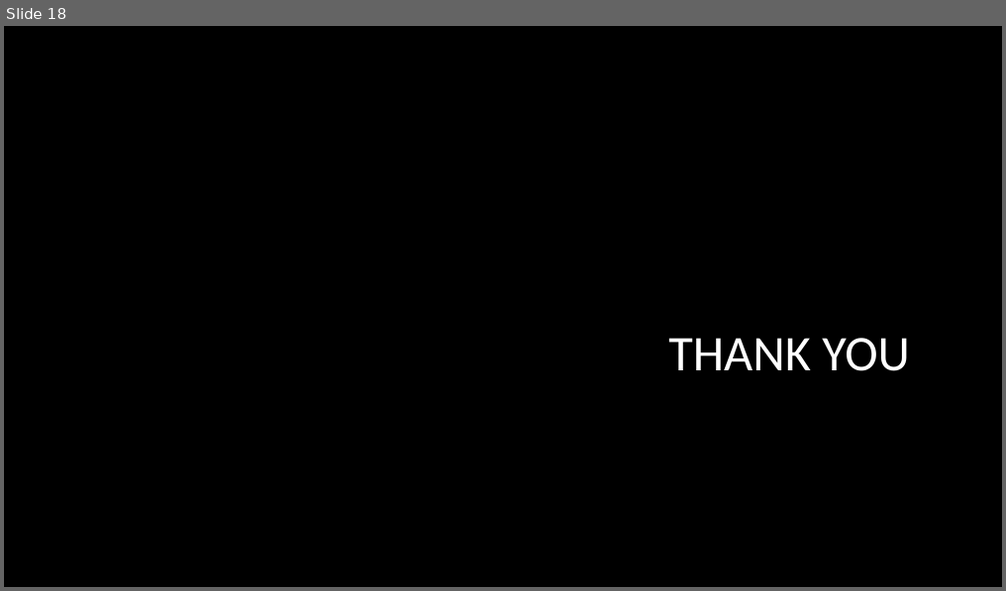
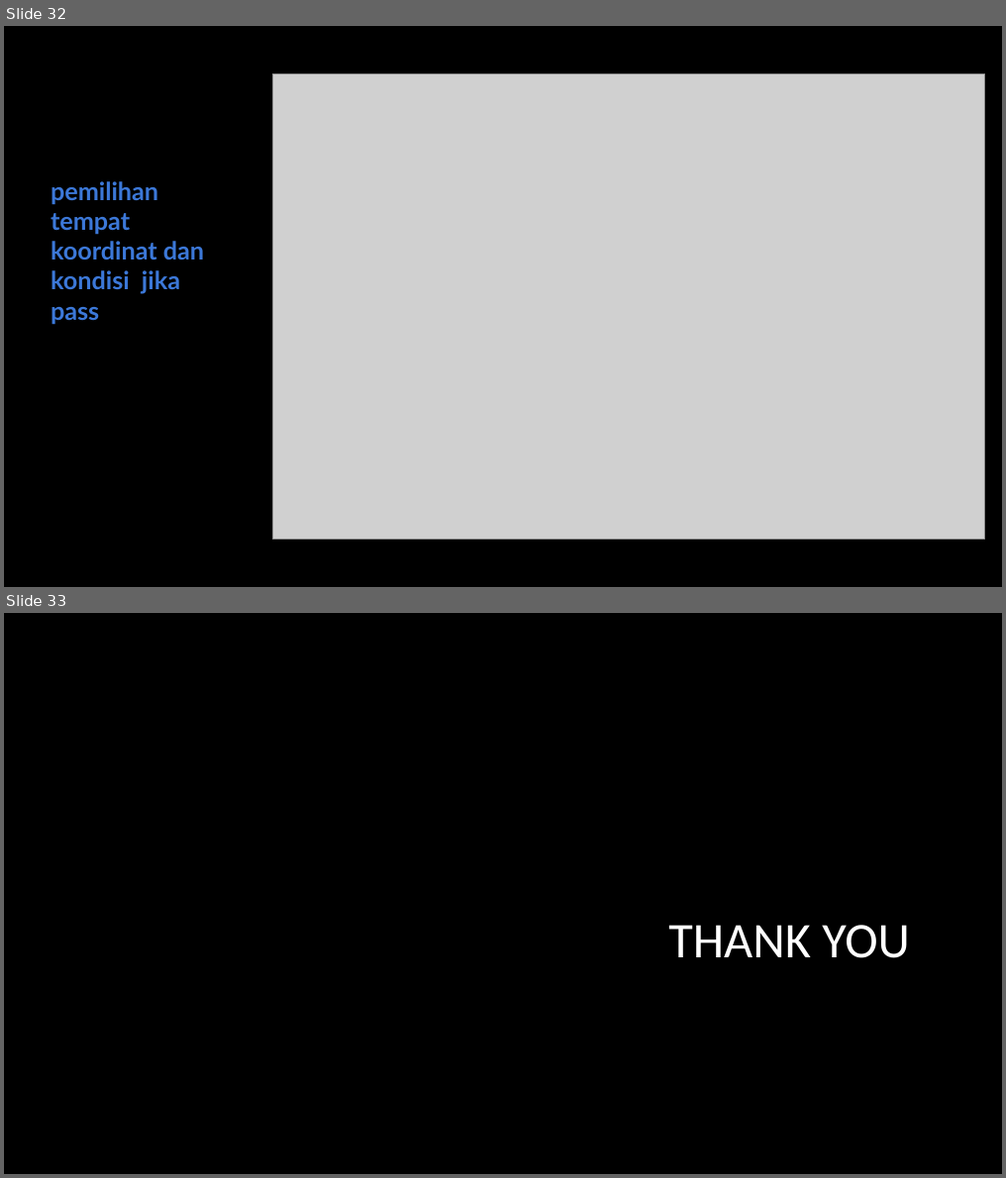
Before and after one commit to KBDoraemon/TugasKB, a slide deck: proyek/Computer GO.pptx. Shown one above the other, each under a label of ours: slide 18 before the commit, slides 32 and 33 after it. The pictures are 1006x591 and 1006x1178 pixels, drawn with LibreOffice and Linux fonts; fonts in the diff are those of the drawing; grey boxes stand for pictures; background and template pictures are left out. Boxes give left, top, right and bottom in pixels: in the first picture for what was removed or moved away, otherwise in the second. Text is boxed around its words. In the diff, an @@ line names an element or a change of style, - is before the commit and + after.

```diff
--- a/proyek/Computer GO.pptx
+++ b/proyek/Computer GO.pptx
@@ slide 32 added at [4,26,1002,587], background picture (left out) @@
@@ picture added at [272,74,985,539] @@
@@ text added at [51,181,204,324], 24 pt, text #3C78D8, bold @@
+pemilihan tempat koordinat dan kondisi jika pass
@@ what was slide 18 is now slide 33 @@
```
Also in this commit, not shown: 14 other slides added.
